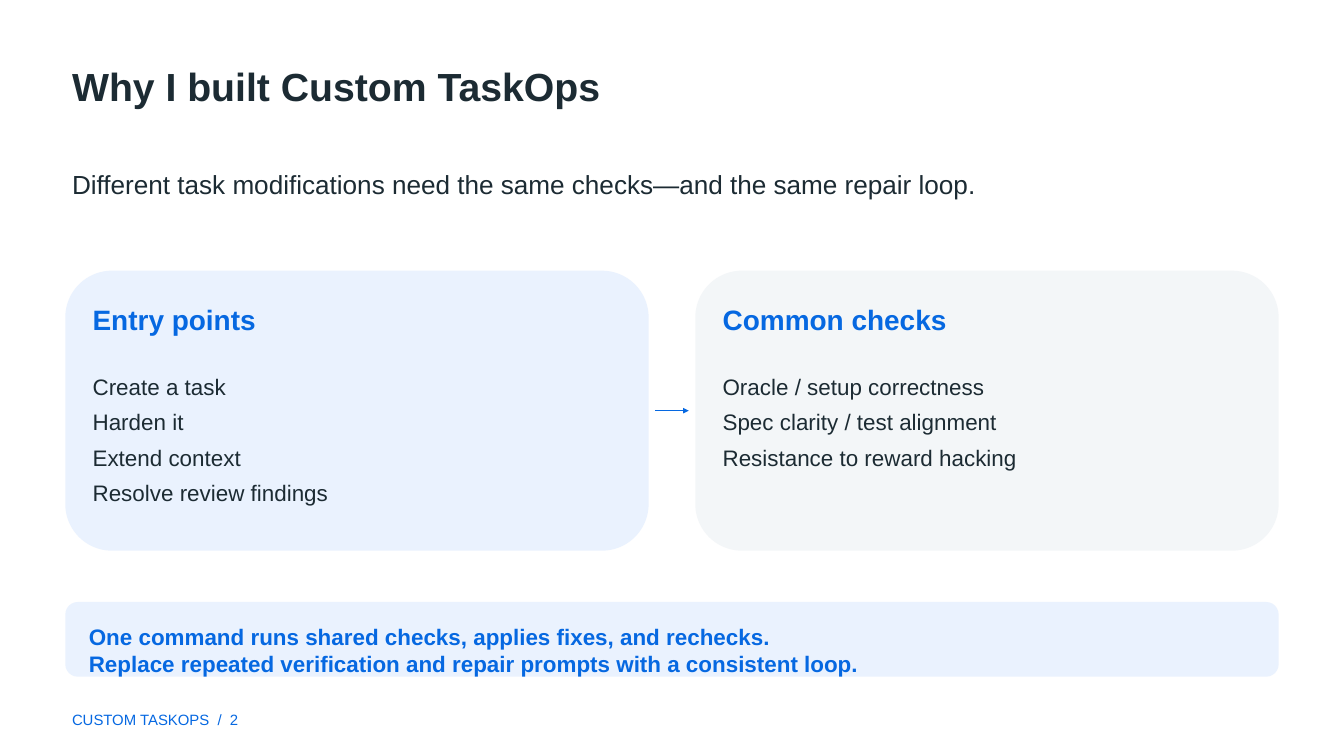
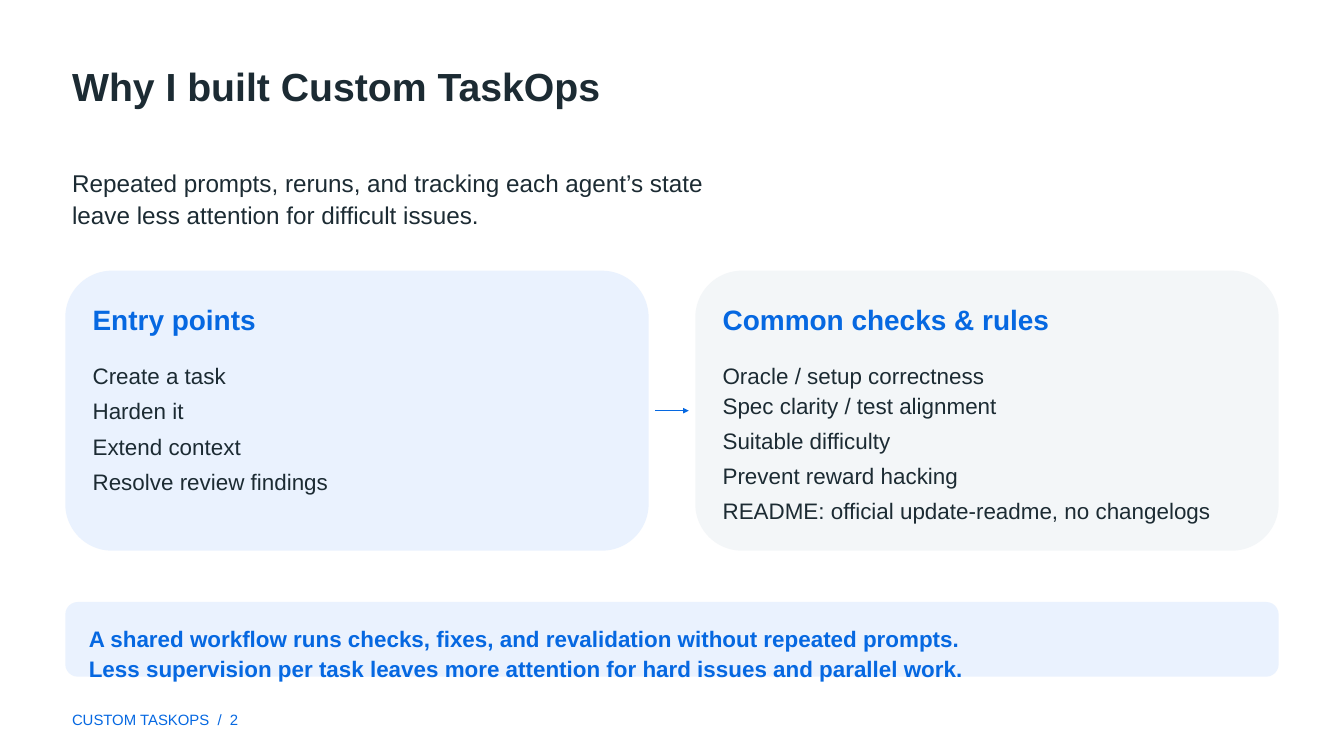
Before and after one commit to hrnmeta/custom-taskops, a slide deck: slide 2 of docs/presentation/custom-taskops.pptx. Drawn at 1344x756 pixels with LibreOffice and Linux fonts; fonts in the diff are those of the drawing; background and template pictures are left out. Boxes give left, top, right and bottom in pixels: in the first picture for what was removed or moved away, otherwise in the second. Text is boxed around its words. In the diff, an @@ line names an element or a change of style, - is before the commit and + after.

Commit message:
readme authorship fix

```diff
--- a/docs/presentation/custom-taskops.pptx
+++ b/docs/presentation/custom-taskops.pptx
@@ text at [72,174,703,225]: text changed; size 28 to 26 pt @@
-Different task modifications need the same checks—and the same repair loop.
+Repeated prompts, reruns, and tracking each agent’s state
+leave less attention for difficult issues.
@@ text at [723,309,1049,331]: text changed @@
-Common checks
+Common checks & rules
@@ text "Create a task": place and size @@
-text "Create a task" at [93,378,328,506]
+text "Create a task" at [93,367,328,495]
@@ text at [723,367,1211,524]: text changed @@
-Oracle / setup correctness
-Spec clarity / test alignment
-Resistance to reward hacking
+Oracle / setup correctness
+Spec clarity / test alignment
+Suitable difficulty
+Prevent reward hacking
+README: official update-readme, no changelogs
@@ text at [89,630,962,682]: text changed @@
-One command runs shared checks, applies fixes, and rechecks.
-Replace repeated verification and repair prompts with a consistent loop.
+A shared workflow runs checks, fixes, and revalidation without repeated prompts.
+Less supervision per task leaves more attention for hard issues and parallel work.
```
Also in this commit, not shown: 2 other slides changed, 1 slide added, 1 slide removed, 20 other files.
